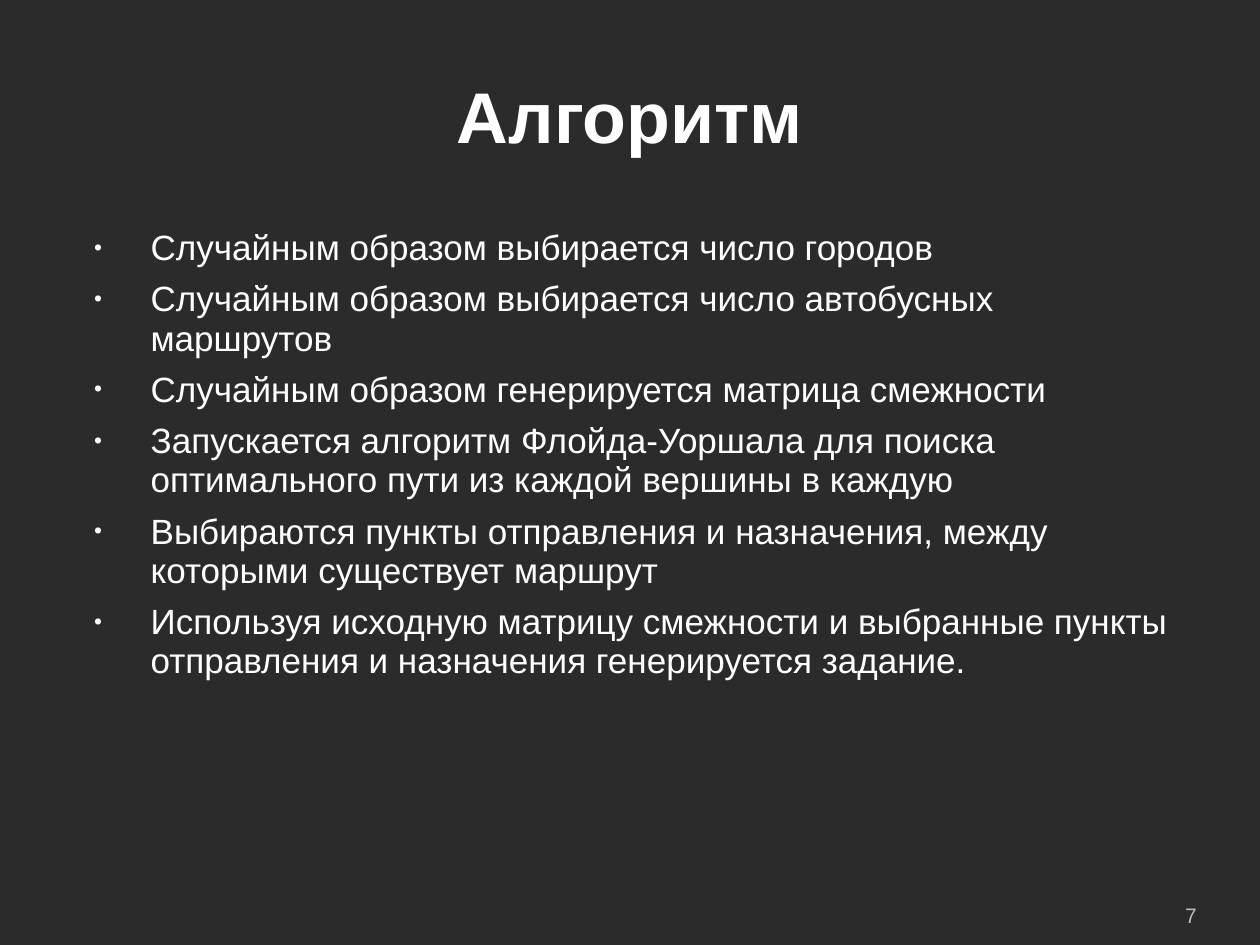
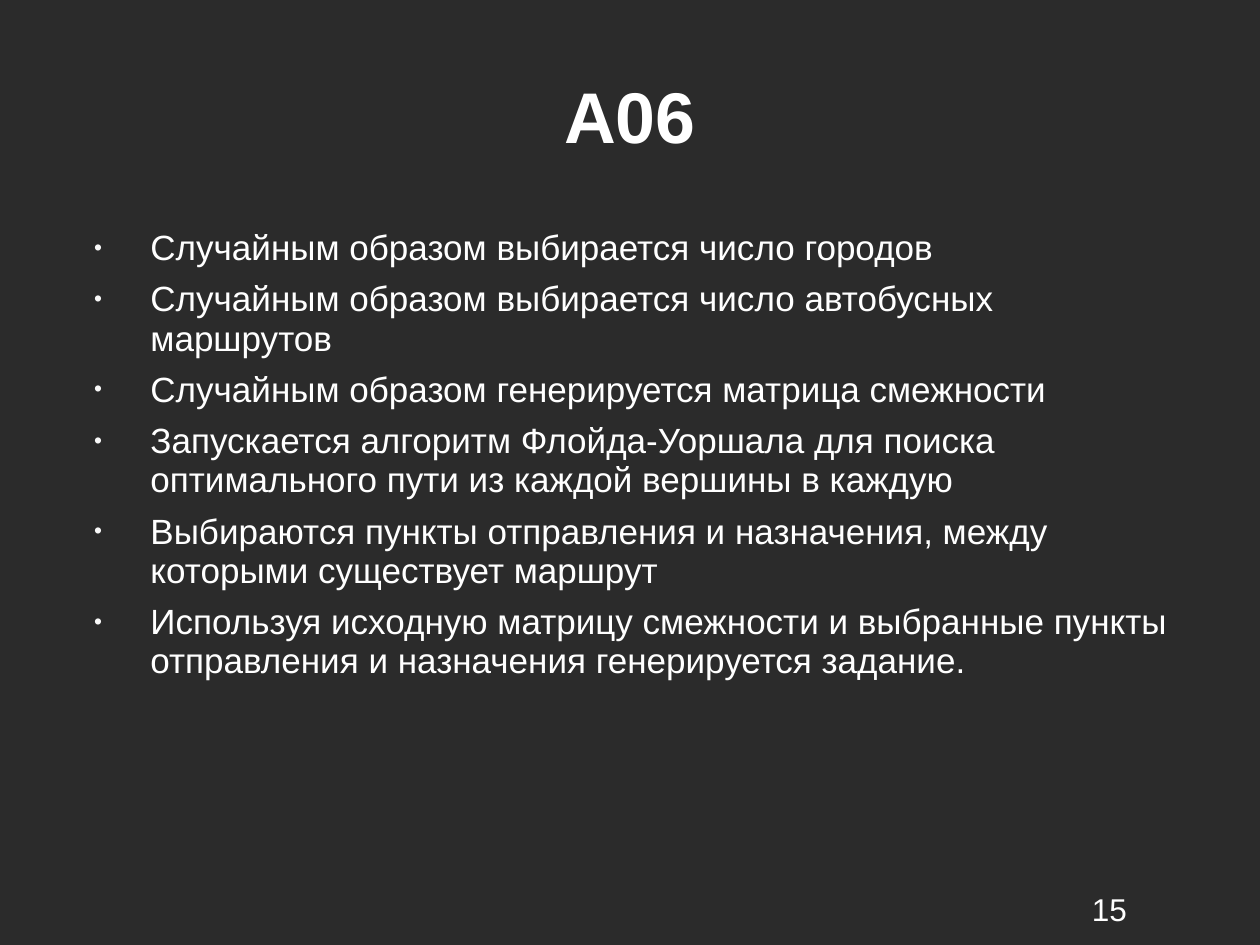
Before and after one commit to kevroletin/Coursework, a slide deck: slide 15 of 236_Кевролетин_отчёт.ppt (slide 7 before the commit). Drawn at 1260x945 pixels with LibreOffice and Linux fonts; fonts in the diff are those of the drawing; background and template pictures are left out; a plain dark background stands for a picture behind light text. Boxes give left, top, right and bottom in pixels: in the first picture for what was removed or moved away, otherwise in the second. Text is boxed around its words. In the diff, an @@ line names an element or a change of style, - is before the commit and + after.

```diff
--- a/236_Кевролетин_отчёт.ppt
+++ b/236_Кевролетин_отчёт.ppt
@@ title at box(564, 93, 696, 144): text changed @@
-Алгоритм
+A06
@@ page number at box(1092, 899, 1127, 922): text changed; size 12 to 18 pt; text colour #BCBCBC to #FFFFFF @@
-7
+15
```
Also in this commit, not shown: 1 other slide changed, 11 slides added, 3 slides removed.
